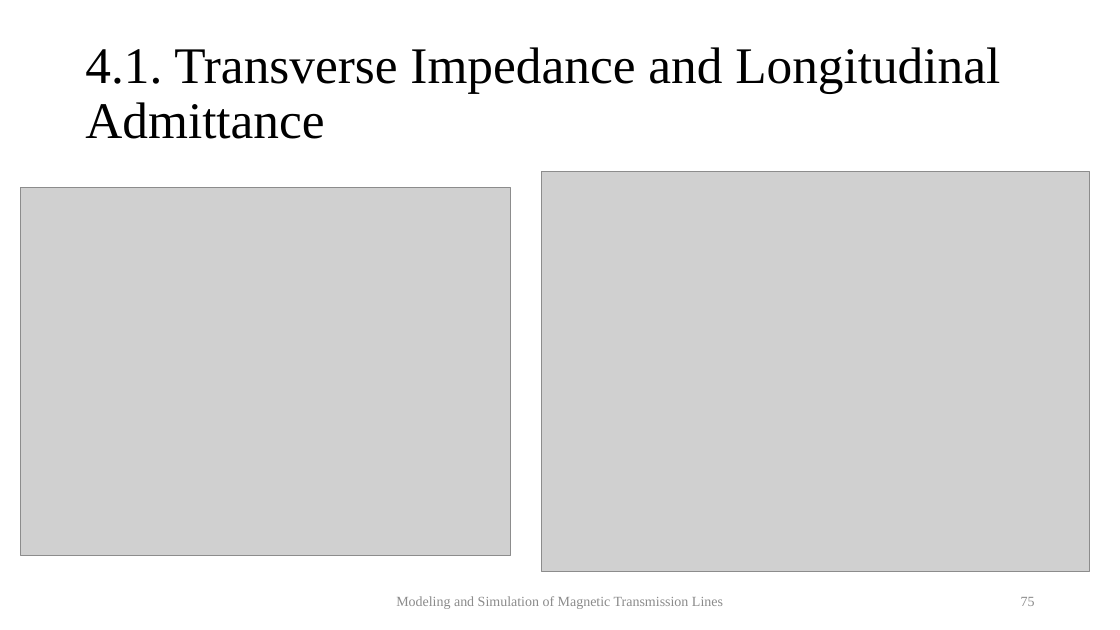
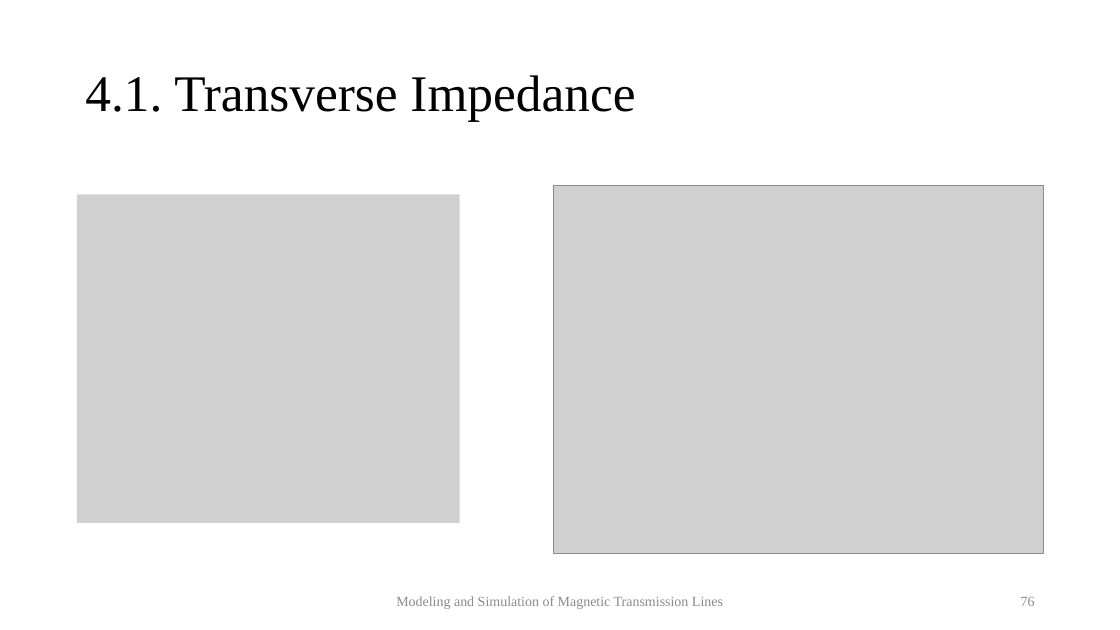
Before and after one commit to MuhammadShamaas1997/Electrical-Engineering, a slide deck: slide 76 of MS/Spring 2020/Thesis/Magnetic Transmission Lines/Thesis Final Presentation.pptx (slide 75 before the commit). Drawn at 1120x630 pixels with LibreOffice and Linux fonts; fonts in the diff are those of the drawing; grey boxes stand for pictures. Boxes give left, top, right and bottom in pixels: in the first picture for what was removed or moved away, otherwise in the second. Text is boxed around its words. In the diff, an @@ line names an element or a change of style, - is before the commit and + after.

```diff
--- a/MS/Spring 2020/Thesis/Magnetic Transmission Lines/Thesis Final Presentation.pptx
+++ b/MS/Spring 2020/Thesis/Magnetic Transmission Lines/Thesis Final Presentation.pptx
@@ title at bbox=[85, 75, 635, 121]: text changed @@
-4.1. Transverse Impedance and Longitudinal Admittance
+4.1. Transverse Impedance
@@ picture removed at bbox=[542, 171, 1091, 571] @@
@@ picture added at bbox=[77, 194, 460, 523] @@
@@ picture: place and size @@
-picture at bbox=[20, 187, 510, 555]
+picture at bbox=[553, 186, 1043, 554]
@@ page number at bbox=[1021, 597, 1035, 606]: text changed @@
-75
+76
```
Also in this commit, not shown: 12 other slides changed, 1 slide added.
